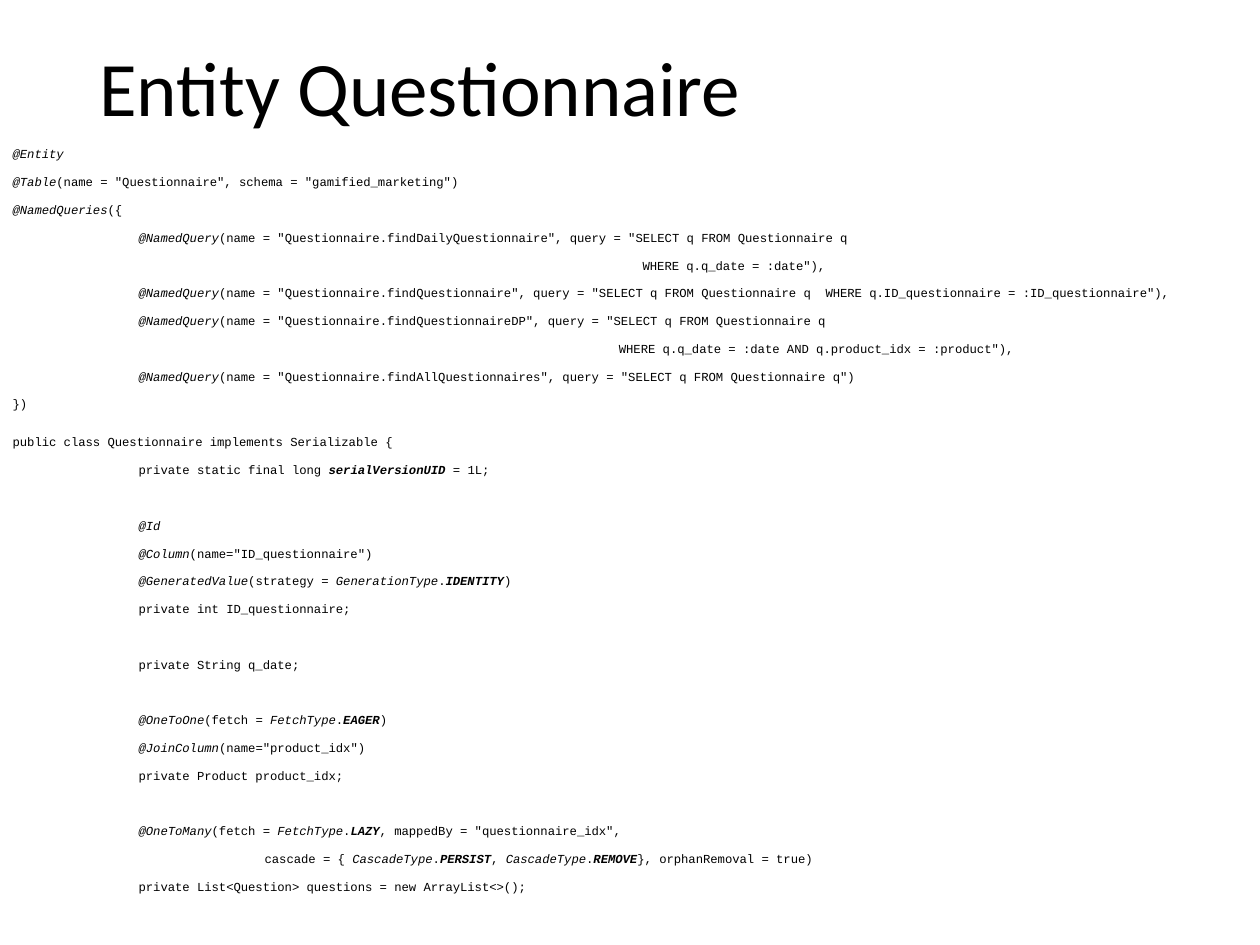
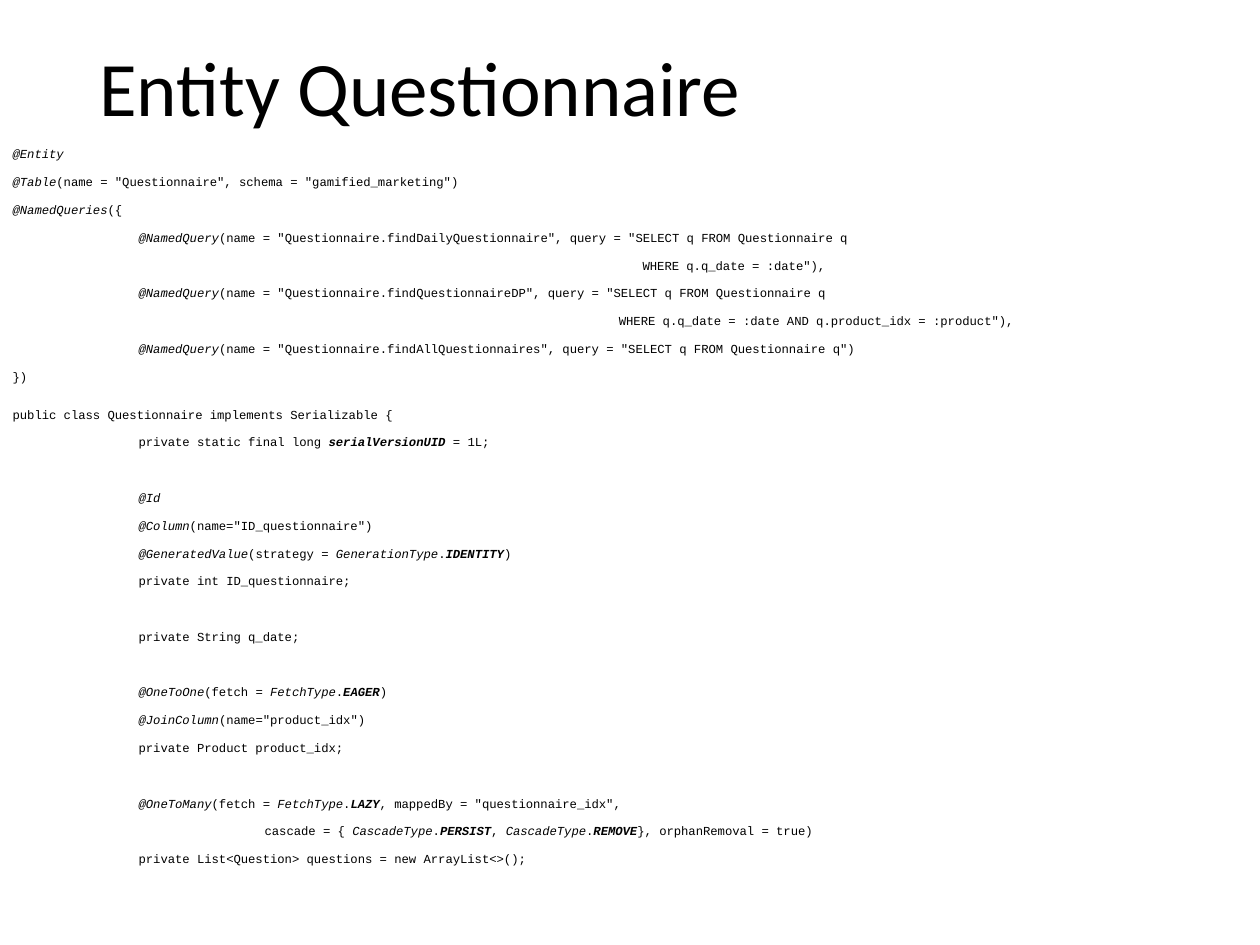
Before and after one commit to MatteoMakovec/GamifiedMarketingApplication, a slide deck: slide 22 of gamified_marketing_application.pptx. Drawn at 1260x945 pixels with LibreOffice and Linux fonts; fonts in the diff are those of the drawing. Boxes give left, top, right and bottom in pixels: in the first picture for what was removed or moved away, otherwise in the second. Text is boxed around its words. In the diff, an @@ line names an element or a change of style, - is before the commit and + after.

```diff
--- a/gamified_marketing_application.pptx
+++ b/gamified_marketing_application.pptx
@@ text at bbox=[139, 289, 1169, 300]: paragraph removed @@
-@NamedQuery(name = "Questionnaire.findQuestionnaire", query = "SELECT q FROM Questionnaire q WHERE q.ID_questionnaire = :ID_questionnaire"),
```
Also in this commit, not shown: 1 other slide changed.
